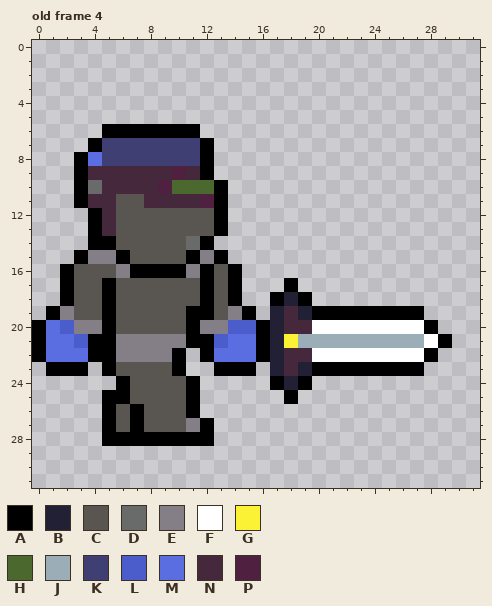
One commit to this pixel-art file: assets/raw/character.ase. Above: the version before the commit.
32x32 pixels, 8 frames. Shown: old frame 4. The commit also changed other frames, which this record leaves out.
Palette (. is transparent): A #000000  B #222034  C #595652  D #696a6a  E #847e87  F #ffffff  G #fbf236  H #4b692f  J #9badb7  K #3f3f74  L #4b5dca  M #5b6ee1  N #45283c  P #502041
Pixels before, old frame 4, first column x 0:
 6 .....AAAAAAA..................
 7 ....AKKKKKKKA.................
 8 ...AMKKKKKKKA.................
 9 ...ANNNNNNPNA.................
10 ...ADNNNNPHHHA................
11 ...ANNCCNNNNPA................
12 ....ANCCCCCCCA................
13 ....ANCCCCCCCA................
14 ....AACCCCCDA.................
15 ...AEEACCCCAEA................
16 ..ACCCEAAAAEACA...............
17 ..ACCACCCCCCACA...A...........
18 ..ACCACCCCCCACA..ABA..........
19 .AECCACCCCCAACEA.BNBAAAAAAAA..
20 AMLEEACCCCCAEELLABNNFFFFFFFFA.
21 AMMLAAEEEEEAALMMABGJJJJJJJJJFA
22 AMMMAAEEEEA.AMMMABNNFFFFFFFFA.
23 .AAA.ACCCCA..AAA.BNBAAAAAAAA..
24 ......ACCCCA.....ABA..........
25 .....AACCCCA......A...........
26 .....ACACCCA..................
27 .....ACACCCEA.................
28 .....AAAAAAAA.................
Once edited:
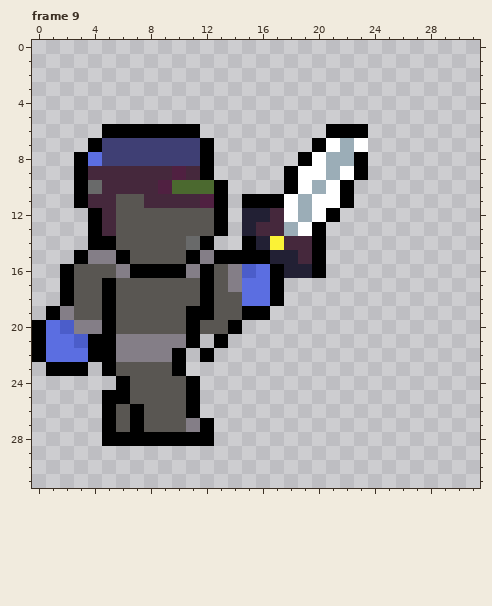
A new or re-ordered frame is compared with the old frame closest to it.
Commit: melee animation
Edits made:
frames 8 -> 12
Frame 9 is new; against old frame 4, layer "base_melee":
y 6: x 21..23 ... -> AAA
y 7: x 20..23 .... -> AFJF
y 8: x 19..23 ..... -> AFJJA
y 9: x 18..23 ...... -> AFFJFA
y 10: x 18..22 ..... -> AFJFA
y 11: x 15..22 ........ -> AAAFJFFA
y 12: x 15..21 ....... -> BBNFJFA
y 13: x 15..20 ...... -> BNNJFA
y 14: x 15..20 ...... -> ABGNNA
y 15: x 14..20 ....... -> AAABBNA
y 16: x 14..20 A...... -> ELMABBA
y 17: x 14..18 A...A -> EMMA.
y 18: x 14..16 A.. -> CMM; x 18..19 BA -> ..
y 19: x 14 E -> C; x 16..27 .BNBAAAAAAAA -> A...........
y 20: x 12..28 EELLABNNFFFFFFFFA -> CCA..............
y 21: x 12..29 ALMMABGJJJJJJJJJFA -> .A................
y 22: x 13..28 MMMABNNFFFFFFFFA -> ................
y 23: x 13..15 AAA -> ...; x 17..27 BNBAAAAAAAA -> ...........
y 24: x 17..19 ABA -> ...
y 25: x 18 A -> .
